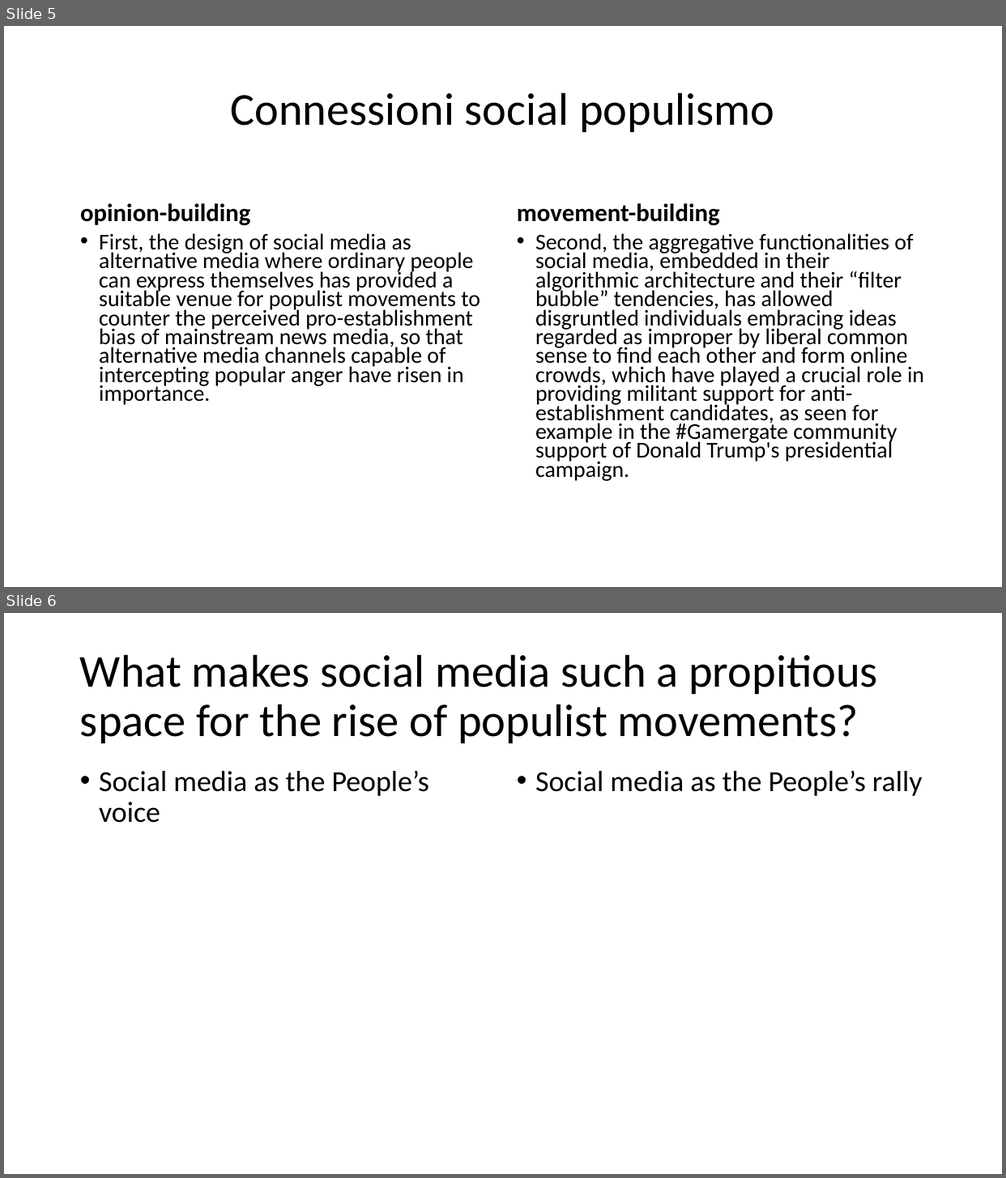
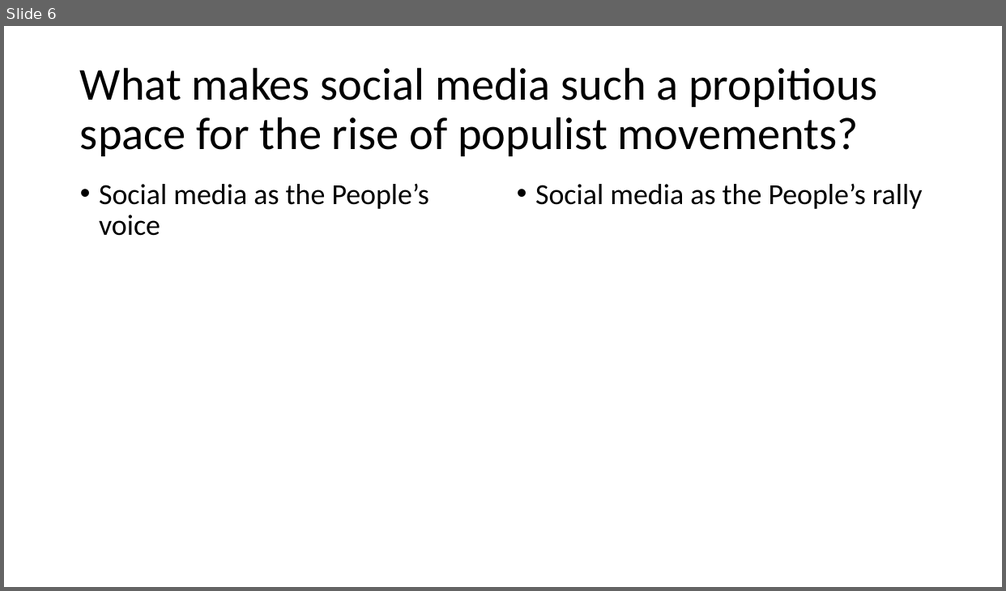
Before and after one commit to AleMelonss/programmation, a slide deck: PresentazionePOLDIG.pptx. Shown one above the other, each under a label of ours: slides 5 and 6 before the commit, slide 6 after it. The pictures are 1006x1178 and 1006x591 pixels, drawn with LibreOffice and Linux fonts; fonts in the diff are those of the drawing; background and template pictures are left out. Boxes give left, top, right and bottom in pixels: in the first picture for what was removed or moved away, otherwise in the second. Text is boxed around its words. In the diff, an @@ line names an element or a change of style, - is before the commit and + after.

```diff
--- a/PresentazionePOLDIG.pptx
+++ b/PresentazionePOLDIG.pptx
@@ slide 5 removed at [4,26,1002,587], background picture (left out) @@
@@ title removed at [230,92,774,132] @@
-Connessioni social populismo
@@ text removed at [80,203,250,226] @@
-opinion-building
@@ text removed at [517,203,720,226] @@
-movement-building
@@ text removed at [99,233,480,405] @@
-• First, the design of social media as alternative media where ordinary people can express themselves has provided a suitable venue for populist movements to counter the perceived pro-establishment bias of mainstream news media, so that alternative media channels capable of intercepting popular anger have risen in importance.
@@ text removed at [535,233,924,481] @@
-• Second, the aggregative functionalities of social media, embedded in their algorithmic architecture and their “filter bubble” tendencies, has allowed disgruntled individuals embracing ideas regarded as improper by liberal common sense to find each other and form online crowds, which have played a crucial role in providing militant support for anti-establishment candidates, as seen for example in the #Gamergate community support of Donald Trump's presidential campaign.
```
Also in this commit, not shown: 3 slides changed, 2 slides added, 1 other slide removed.
